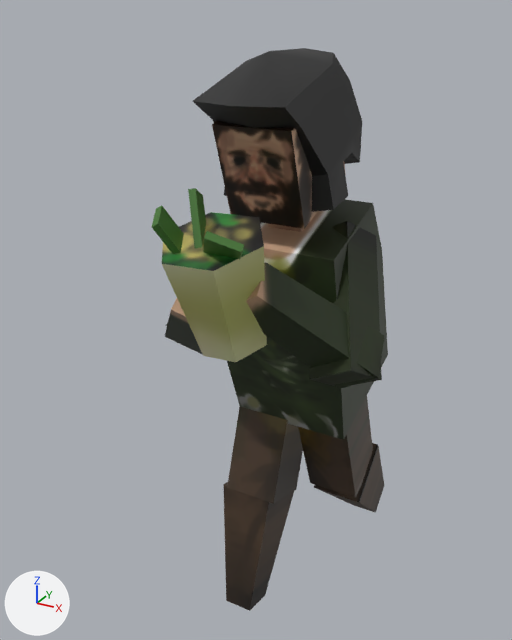
The FBX model karma/Assets/NPC/char_hobo.fbm/char_hobo.fbx: old version first, new version second.
Camera for both pictures: a 50 mm camera at (0.0344, -0.0786, 0.0776) aimed at (-0.005, -0.0071, 0.0419). The axes (+X, +Y, +Z) are drawn at lower left. The lights are the same throughout. Where no turn or scale is listed for an object, it has been applied to the vertices.
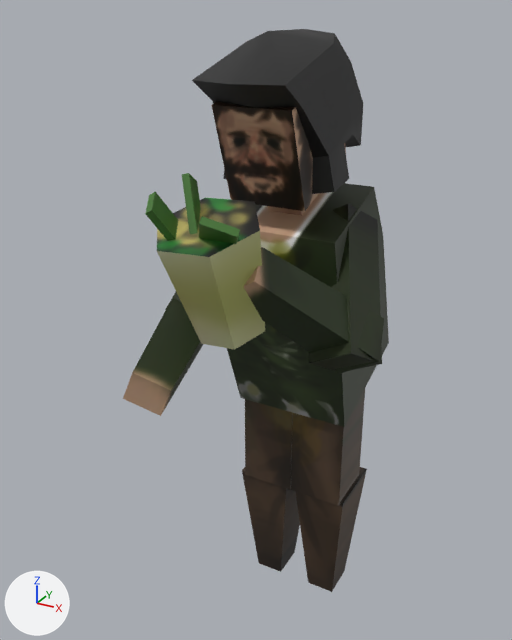
Patch to the scene script:
```diff
--- a/karma/Assets/NPC/char_hobo.fbm/char_hobo.fbx.py
+++ b/karma/Assets/NPC/char_hobo.fbm/char_hobo.fbx.py
@@ ob_pcube9 @@
 ob_pcube9 = bpy.data.objects.new('pCube9', me_mesh)
-ob_pcube9.location = (0.0042, 0.0095, 0.0099)
-ob_pcube9.rotation_euler = (2.303, 0.00353, -0.00764)  # degrees (132, 0.2, -0.4)
+ob_pcube9.location = (0.0042, -0.0019, 0.0089)
+ob_pcube9.rotation_euler = (1.571, 0.0, 0.0)  # degrees (90, 0, 0)
 ob_pcube9.scale = (0.0103, 0.0103, 0.0103)
@@ ob_pcube12 @@
 ob_pcube12 = bpy.data.objects.new('pCube12', me_mesh_007)
-ob_pcube12.location = (0.0003, -0.0123, 0.0672)
+ob_pcube12.location = (0.0003, -0.0123, 0.069)
 ob_pcube12.rotation_euler = (1.808, -0.00002, 0.0000529)  # degrees (104, 0, 0)
@@ ob_pcube5 @@
 ob_pcube5 = bpy.data.objects.new('pCube5', me_mesh_013)
-ob_pcube5.location = (0.0069, -0.0176, 0.0477)
-ob_pcube5.rotation_euler = (0.714, 0.594, -1.328)  # degrees (41, 34, -76)
+ob_pcube5.location = (0.0068, -0.0178, 0.0495)
+ob_pcube5.rotation_euler = (0.734, 0.615, -1.303)  # degrees (42, 35, -75)
 ob_pcube5.scale = (0.0134, 0.0134, 0.00796)
@@ ob_pcube4 @@
 ob_pcube4 = bpy.data.objects.new('pCube4', me_mesh_014)
-ob_pcube4.location = (0.0082, -0.0111, 0.0479)
+ob_pcube4.location = (0.0082, -0.0112, 0.0498)
 ob_pcube4.rotation_euler = (2.576, 0.497, 1.119)  # degrees (148, 28, 64)
@@ ob_pcube1 @@
 ob_pcube1 = bpy.data.objects.new('pCube1', me_mesh_015)
-ob_pcube1.location = (0.0004, -0.0031, 0.0402)
+ob_pcube1.location = (0.0004, -0.0031, 0.0421)
@@ ob_pcube8 @@
 ob_pcube8 = bpy.data.objects.new('pCube8', me_mesh_002)
-ob_pcube8.location = (-0.0042, -0.0092, 0.0089)
-ob_pcube8.rotation_euler = (1.314, -0.0000911, -0.0014)  # degrees (75, 0, -0.1)
+ob_pcube8.location = (-0.0041, -0.0019, 0.0089)
+ob_pcube8.rotation_euler = (1.571, 0.0, 0.0)  # degrees (90, 0, 0)
 ob_pcube8.scale = (0.0103, 0.0103, 0.0103)
@@ ob_pcube6 @@
 ob_pcube6 = bpy.data.objects.new('pCube6', me_mesh_005)
-ob_pcube6.location = (-0.0072, -0.0107, 0.0481)
+ob_pcube6.location = (-0.0071, -0.0107, 0.05)
 ob_pcube6.rotation_euler = (0.513, 2.611, -1.1)  # degrees (29, 150, -63)
@@ ob_pcube2 @@
 ob_pcube2 = bpy.data.objects.new('pCube2', me_mesh_006)
-ob_pcube2.location = (0.0003, -0.0106, 0.0637)
+ob_pcube2.location = (0.0003, -0.0106, 0.0656)
 ob_pcube2.rotation_euler = (1.897, 0.000362, -0.00226)  # degrees (109, 0, -0.1)
@@ ob_polysurface8 @@
 ob_polysurface8 = bpy.data.objects.new('polySurface8', me_mesh_010)
-ob_polysurface8.location = (-0.0002, -0.0008, -0.0021)
-ob_polysurface8.rotation_euler = (1.546, 0.0108, -0.0132)  # degrees (89, 0.6, -0.8)
+ob_polysurface8.location = (0.0, 0.0, 0.0)
+ob_polysurface8.rotation_euler = (1.571, 0.0, 0.0)  # degrees (90, 0, 0)
 ob_polysurface8.scale = (0.01, 0.01, 0.01)
@@ ob_polysurface5 @@
 ob_polysurface5 = bpy.data.objects.new('polySurface5', me_mesh_012)
-ob_polysurface5.location = (-0.0002, -0.0008, 0.0004)
-ob_polysurface5.rotation_euler = (1.546, 0.0108, -0.0132)  # degrees (89, 0.6, -0.8)
+ob_polysurface5.location = (0.0, 0.0, 0.0025)
+ob_polysurface5.rotation_euler = (1.571, 0.0, 0.0)  # degrees (90, 0, 0)
 ob_polysurface5.scale = (0.01, 0.01, 0.01)
@@ ob_polysurface7 @@
 ob_polysurface7 = bpy.data.objects.new('polySurface7', me_mesh_009)
-ob_polysurface7.location = (-0.0002, -0.0008, -0.0021)
-ob_polysurface7.rotation_euler = (1.546, 0.0108, -0.0132)  # degrees (89, 0.6, -0.8)
+ob_polysurface7.location = (0.0, 0.0, 0.0)
+ob_polysurface7.rotation_euler = (1.571, 0.0, 0.0)  # degrees (90, 0, 0)
 ob_polysurface7.scale = (0.01, 0.01, 0.01)
@@ ob_pcube11 @@
 ob_pcube11 = bpy.data.objects.new('pCube11', me_mesh_001)
-ob_pcube11.location = (0.0037, 0.0002, 0.0238)
-ob_pcube11.rotation_euler = (1.941, 0.000513, -0.00274)  # degrees (111, 0, -0.2)
+ob_pcube11.location = (0.0037, -0.0028, 0.0261)
+ob_pcube11.rotation_euler = (1.571, 0.0, 0.0)  # degrees (90, 0, 0)
 ob_pcube11.scale = (0.0103, 0.0135, 0.00636)
@@ ob_pcube10 @@
 ob_pcube10 = bpy.data.objects.new('pCube10', me_mesh_003)
-ob_pcube10.location = (-0.0035, -0.0052, 0.0256)
-ob_pcube10.rotation_euler = (1.249, -0.000388, -0.00239)  # degrees (72, 0, -0.1)
+ob_pcube10.location = (-0.0035, -0.0028, 0.0261)
+ob_pcube10.rotation_euler = (1.571, 0.0, 0.0)  # degrees (90, 0, 0)
 ob_pcube10.scale = (0.0103, 0.0135, 0.00636)
@@ ob_pcube7 @@
 ob_pcube7 = bpy.data.objects.new('pCube7', me_mesh_004)
-ob_pcube7.location = (-0.0063, -0.0183, 0.0464)
-ob_pcube7.rotation_euler = (-0.637, 0.823, -1.722)  # degrees (-36, 47, -99)
+ob_pcube7.location = (-0.0077, -0.0209, 0.0434)
+ob_pcube7.rotation_euler = (1.133, 2.022, -0.138)  # degrees (65, 116, -7.9)
 ob_pcube7.scale = (0.0134, 0.0134, 0.00796)
@@ ob_polysurface9 @@
 ob_polysurface9 = bpy.data.objects.new('polySurface9', me_mesh_011)
-ob_polysurface9.location = (-0.0002, -0.0008, -0.0021)
-ob_polysurface9.rotation_euler = (1.546, 0.0108, -0.0132)  # degrees (89, 0.6, -0.8)
+ob_polysurface9.location = (0.0, 0.0, 0.0)
+ob_polysurface9.rotation_euler = (1.571, 0.0, 0.0)  # degrees (90, 0, 0)
 ob_polysurface9.scale = (0.01, 0.01, 0.01)
```

Where the change shows, as pixel boxes [x1, y1, x2, y2] in the pictures (512 x 640 px):
'pCube1', moved
    before: [227, 199, 388, 440]
    after: [227, 183, 389, 427]
'pCube12', moved
    before: [193, 48, 362, 212]
    after: [192, 29, 363, 194]
'polySurface5', moved, turned
    before: [162, 212, 267, 362]
    after: [157, 198, 265, 349]
'pCube2', moved
    before: [212, 121, 346, 229]
    after: [212, 102, 346, 211]
'pCube5', moved, turned
    before: [246, 262, 385, 389]
    after: [244, 247, 384, 374]
'pCube8', moved, turned
    before: [223, 482, 294, 611]
    after: [242, 467, 300, 572]
'pCube4', moved
    before: [309, 221, 382, 387]
    after: [309, 204, 382, 371]
'pCube11', moved, turned
    before: [298, 396, 373, 498]
    after: [291, 389, 365, 506]
'pCube10', moved, turned
    before: [227, 407, 303, 504]
    after: [245, 399, 293, 490]
'pCube9', moved, turned
    before: [314, 443, 384, 513]
    after: [295, 467, 367, 592]
'pCube7', moved, turned
    before: [165, 298, 203, 355]
    after: [123, 292, 203, 416]
'polySurface7', moved, turned
    before: [203, 231, 244, 259]
    after: [199, 216, 240, 244]
'polySurface9', moved, turned
    before: [152, 205, 184, 254]
    after: [145, 192, 178, 241]
'polySurface8', moved, turned
    before: [188, 188, 206, 248]
    after: [182, 173, 201, 234]
'pCube6', moved (not visible before)
    after: [165, 292, 181, 310]
